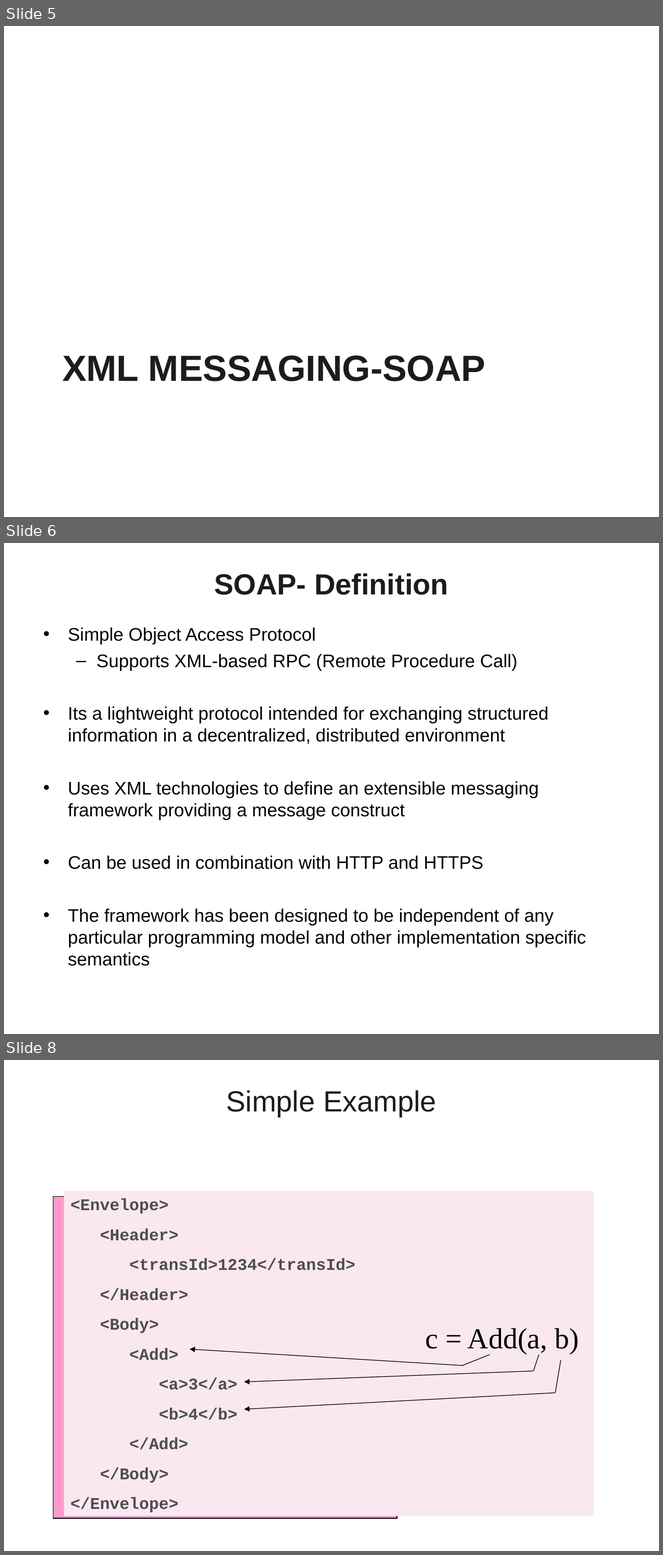
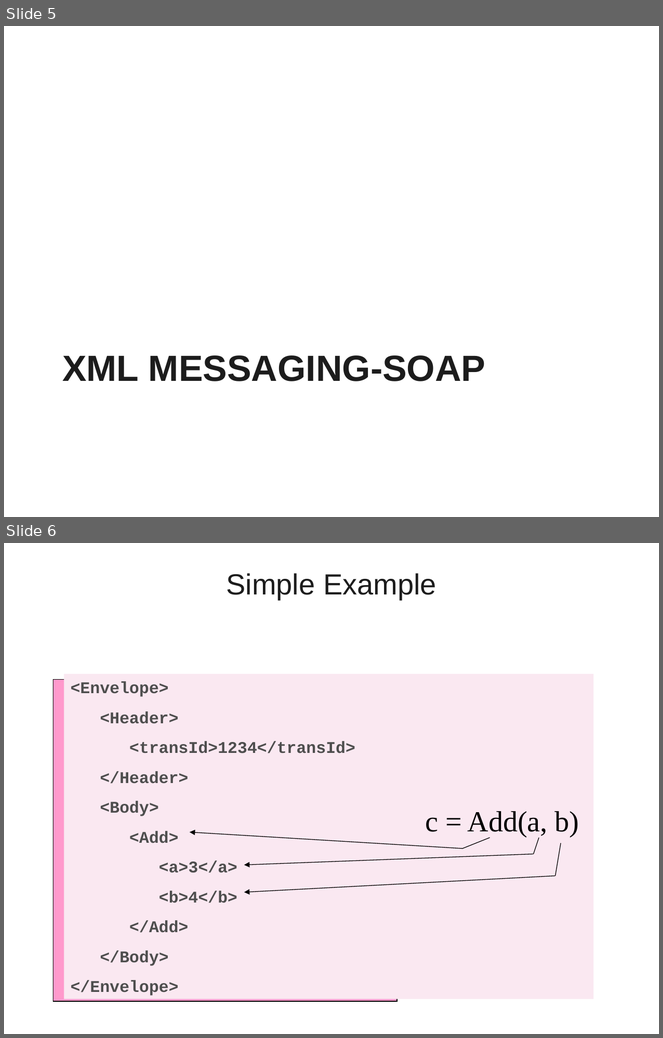
Before and after one commit to vatsanTraining/freshers_dec_2021, a slide deck: JAX_RS.ppt. Shown one above the other, each under a label of ours: slides 5, 6 and 8 before the commit, slides 5 and 6 after it; the slides between them are not shown. The pictures are 663x1555 and 663x1038 pixels, drawn with LibreOffice and Linux fonts; fonts in the diff are those of the drawing; background and template pictures are left out. Boxes give left, top, right and bottom in pixels: in the first picture for what was removed or moved away, otherwise in the second. Text is boxed around its words. In the diff, an @@ line names an element or a change of style, - is before the commit and + after.

```diff
--- a/JAX_RS.ppt
+++ b/JAX_RS.ppt
@@ slide 6 removed at [4,543,659,1034], background picture (left out) @@
@@ title removed at [214,573,449,595] @@
-SOAP- Definition
@@ text removed at [68,627,586,966] @@
-• Simple Object Access Protocol
-  – Supports XML-based RPC (Remote Procedure Call)
-• Its a lightweight protocol intended for exchanging structured information in a decentralized, distributed environment
-• Uses XML technologies to define an extensible messaging framework providing a message construct
-• Can be used in combination with HTTP and HTTPS
-• The framework has been designed to be independent of any particular programming model and other implementation specific semantics
@@ what was slide 8 is now slide 6 @@
```
Also in this commit, not shown: 5 slides changed, 15 slides added, 1 other slide removed.
